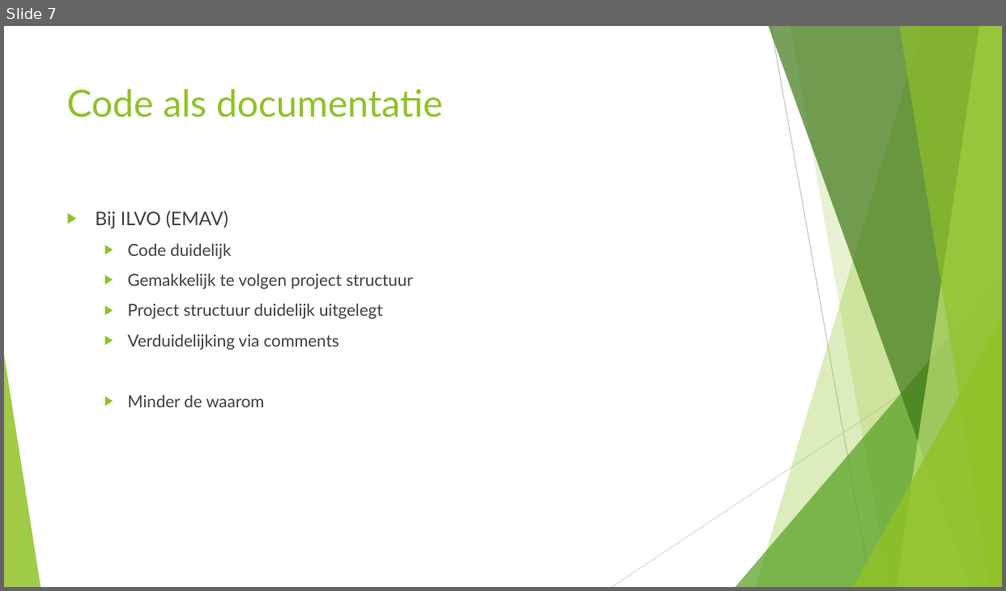
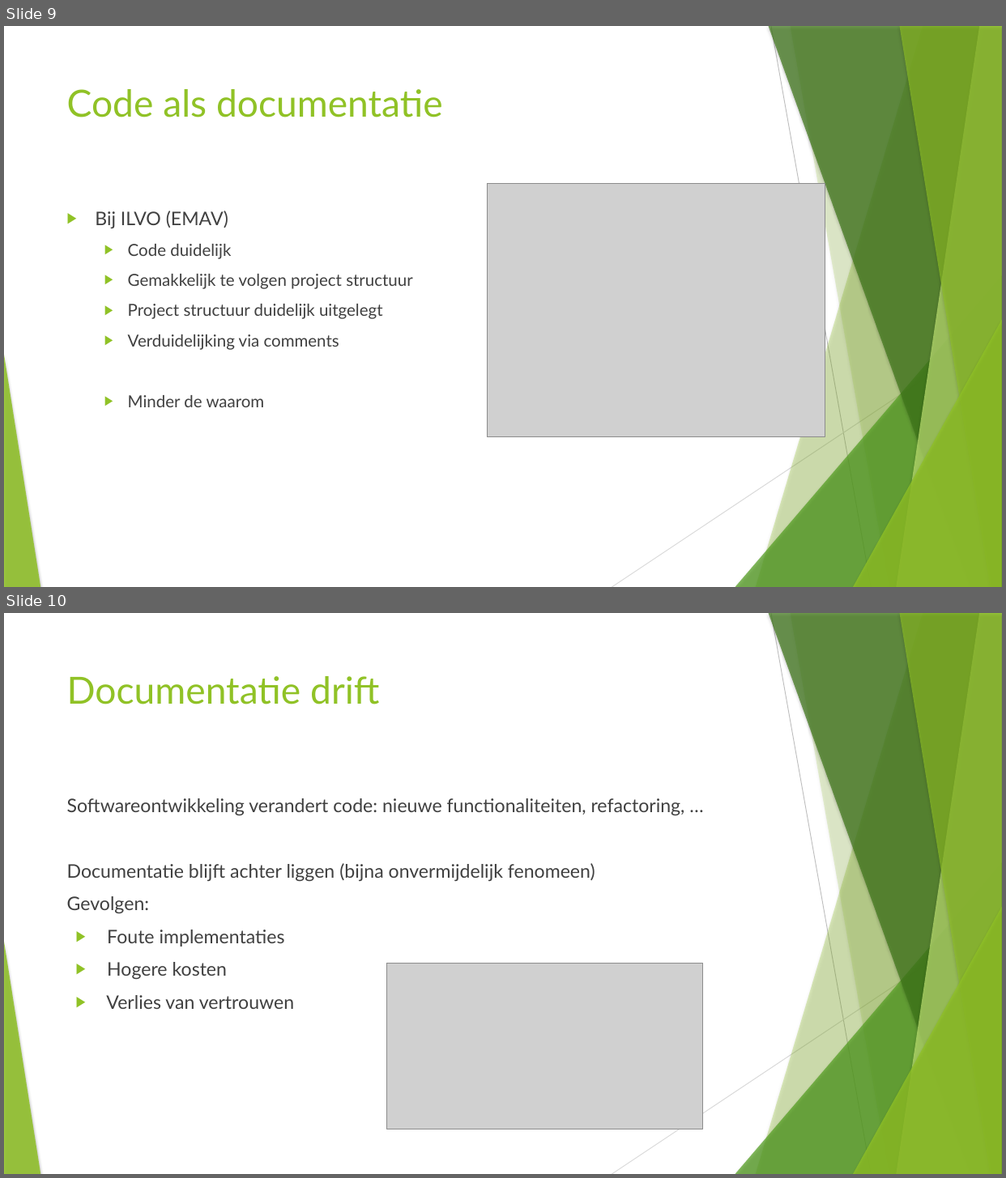
Before and after one commit to kodarakK/hogent-bachproef-caradocroetynck2526, a slide deck: Bachelorproef verdediging.pptx. Shown one above the other, each under a label of ours: slide 7 before the commit, slides 9 and 10 after it. The pictures are 1006x591 and 1006x1178 pixels, drawn with LibreOffice and Linux fonts; fonts in the diff are those of the drawing; grey boxes stand for pictures. Boxes give left, top, right and bottom in pixels: in the first picture for what was removed or moved away, otherwise in the second. Text is boxed around its words. In the diff, an @@ line names an element or a change of style, - is before the commit and + after.

```diff
--- a/Bachelorproef verdediging.pptx
+++ b/Bachelorproef verdediging.pptx
@@ slide 10 added at bbox=[4, 613, 1002, 1174], background #FFFFFF; not listed: 10 template elements that a slide beside it also shows @@
@@ title added at bbox=[67, 676, 379, 705], 36 pt, text #90C226 @@
+Documentatie drift
@@ text added at bbox=[67, 798, 685, 1009], 18 pt, text #404040 @@
+Softwareontwikkeling verandert code: nieuwe functionaliteiten, refactoring, …
+Documentatie blijft achter liggen (bijna onvermijdelijk fenomeen)
+Gevolgen:
+▶ Foute implementaties
+▶ Hogere kosten
+▶ Verlies van vertrouwen
@@ picture added at bbox=[386, 964, 702, 1130] @@
@@ what was slide 7 is now slide 9 @@
@@ slide 9 changed as well @@
@@ freeform shape at bbox=[790, 26, 1002, 587]: shadow on; outline redrawn @@
@@ picture added at bbox=[487, 184, 825, 437] @@
@@ shadow on in 7 elements at bbox=[756, 26, 1002, 587], bbox=[735, 275, 1002, 587], bbox=[769, 26, 1002, 587], bbox=[897, 26, 1002, 587], bbox=[899, 26, 1002, 587], bbox=[853, 320, 1002, 587], bbox=[4, 355, 40, 587] @@
```
Also in this commit, not shown: 11 other slides changed, 3 other slides added, 1 slide removed, 1 other file.
